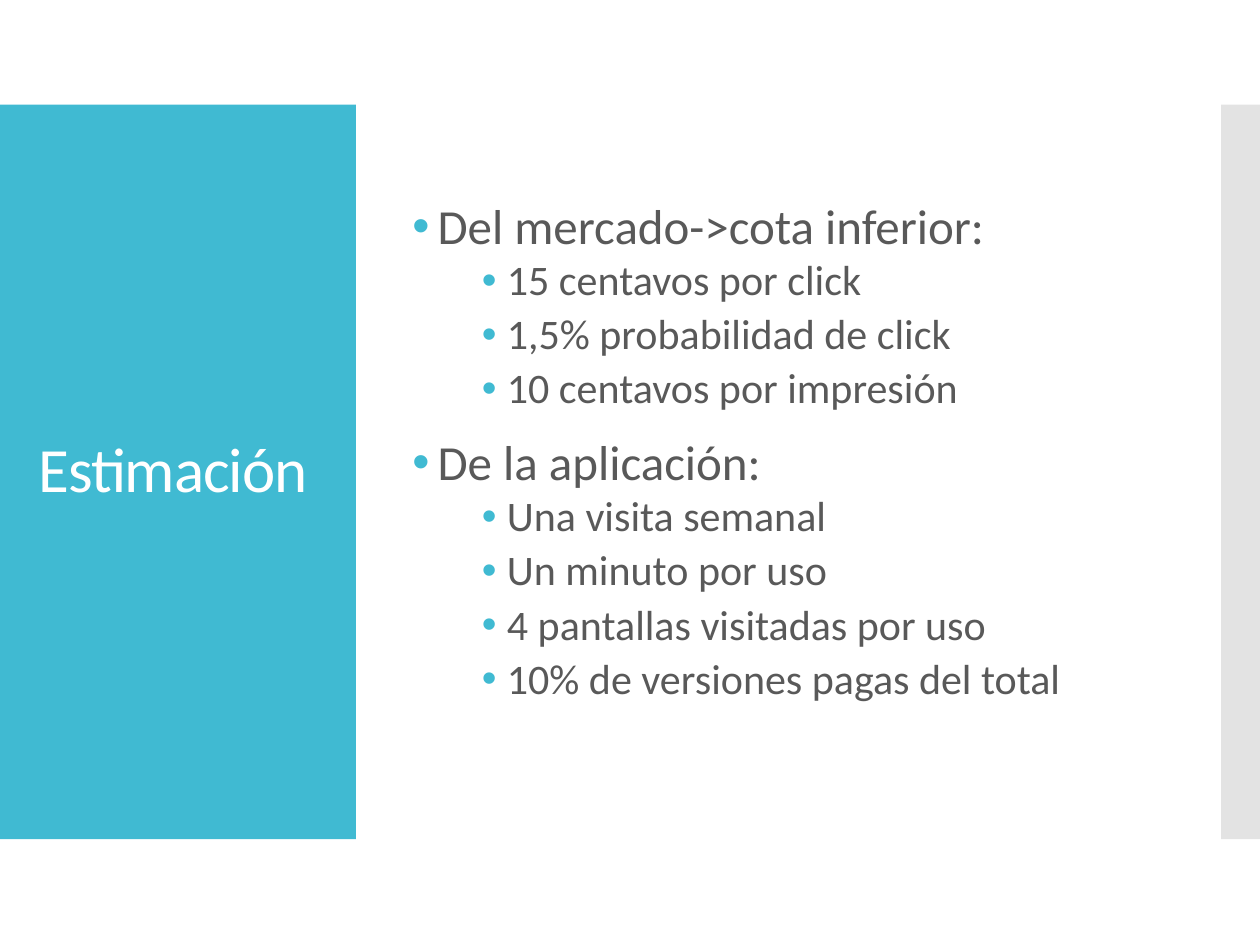
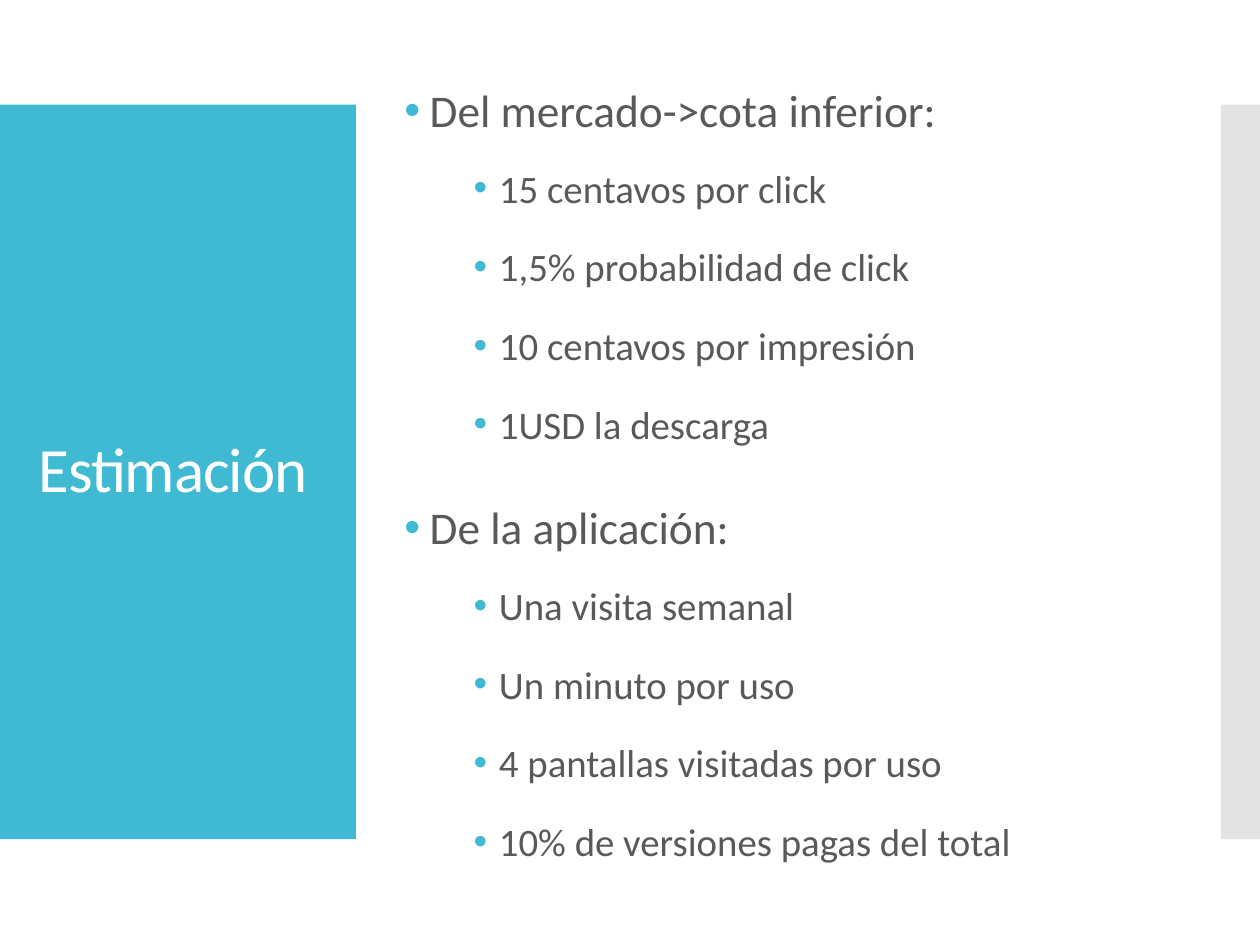
Before and after one commit to dschenkelman/taller-proyectos, a slide deck: slide 13 of Assets/Presentación negocio.pptx. Drawn at 1260x945 pixels with LibreOffice and Linux fonts; fonts in the diff are those of the drawing. Boxes give left, top, right and bottom in pixels: in the first picture for what was removed or moved away, otherwise in the second. Text is boxed around its words. In the diff, an @@ line names an element or a change of style, - is before the commit and + after.

```diff
--- a/Assets/Presentación negocio.pptx
+++ b/Assets/Presentación negocio.pptx
@@ text "Del mercado->cota inferior:": place and size @@
-text "Del mercado->cota inferior:" at [438,210,1060,701]
+text "Del mercado->cota inferior:" at [430,95,1010,863]
@@ text at [430,95,1010,863]: size 28 to 25.9 pt in "Del mercado->cota inferior:", "De la aplicación:"; size 24 to 22.2 pt in "15 centavos por click", "1,5% probabilidad de click", "10 centavos por impresión", "Una visita semanal" and 3 more places; line spacing 0.9 to 1.5 @@
@@ text at [499,412,769,446]: paragraph added @@
+  • 1USD la descarga
```
Also in this commit, not shown: 1 other slide changed.
